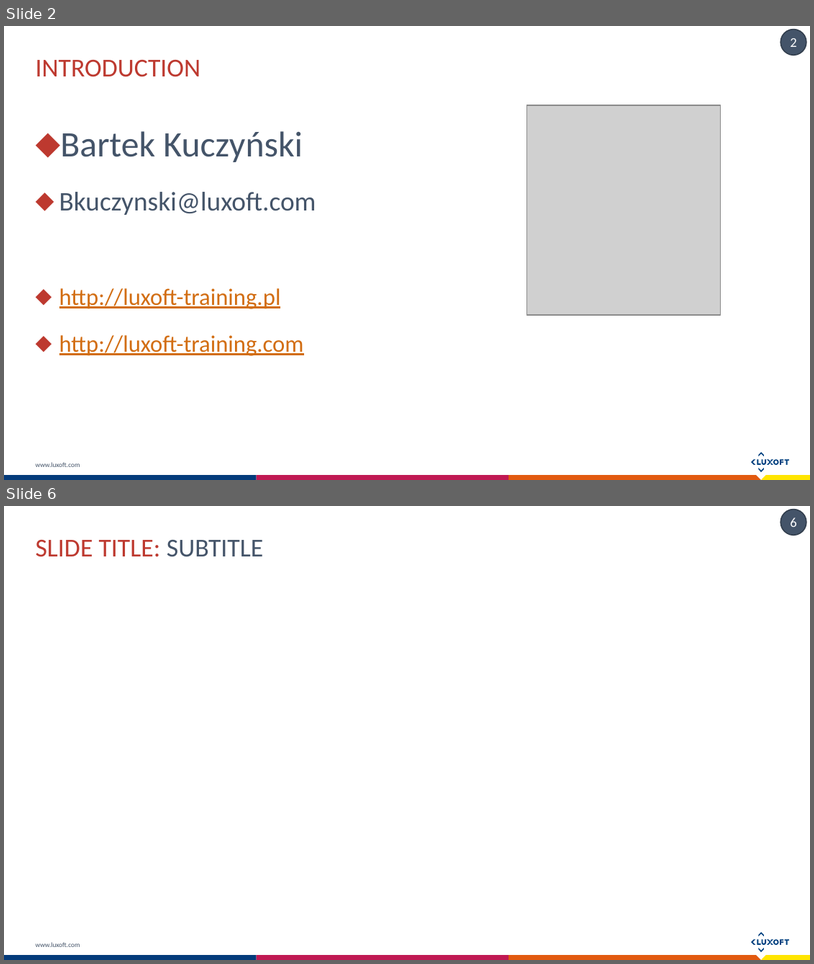
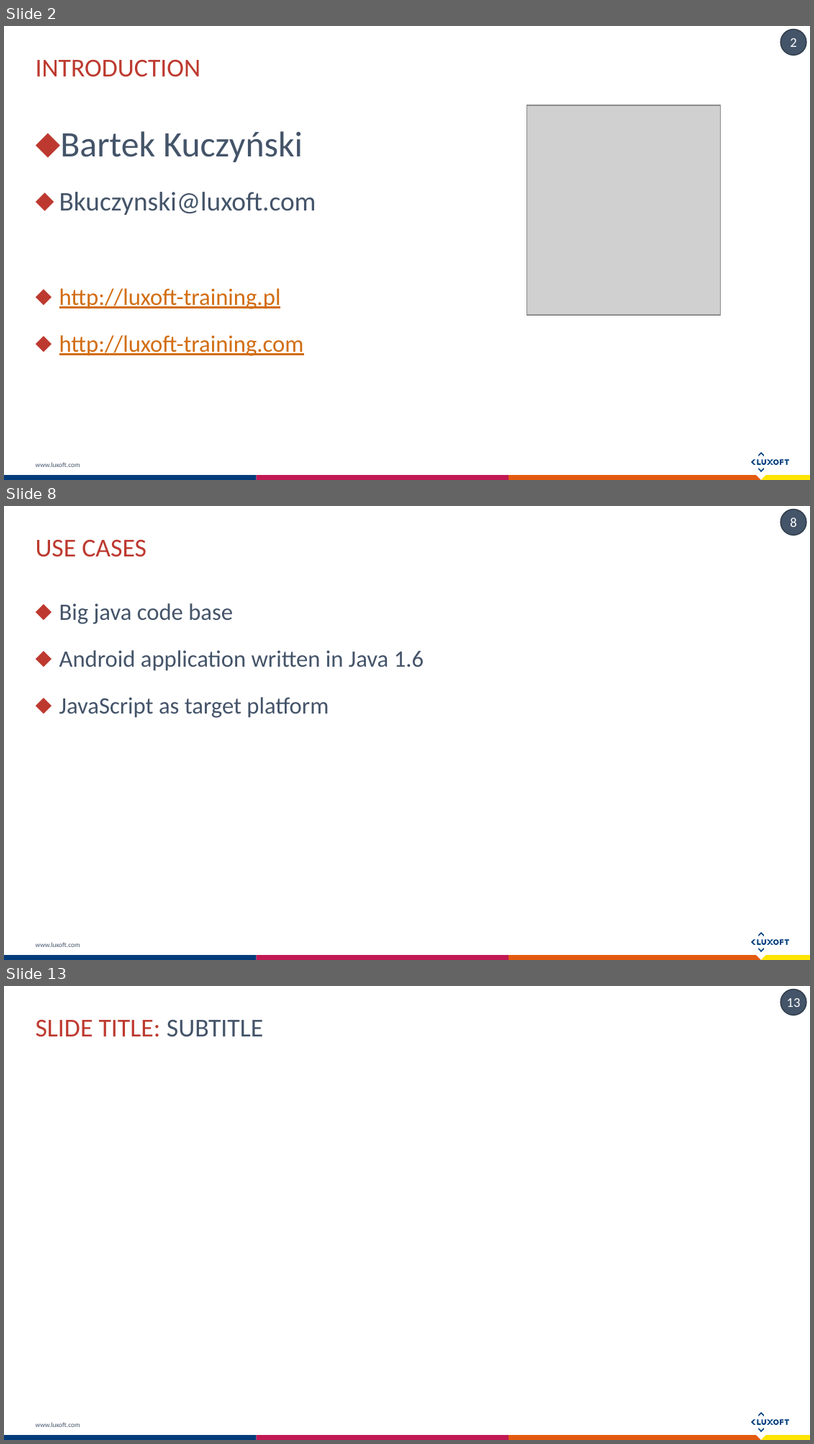
Before and after one commit to Koziolek/kotlin-workshops-230616, a slide deck: Introduction To Kotlin.pptx. Shown one above the other, each under a label of ours: slides 2 and 6 before the commit, slides 2, 8 and 13 after it; the slides between them are not shown. The pictures are 814x964 and 814x1444 pixels, drawn with LibreOffice and Linux fonts; fonts in the diff are those of the drawing; grey boxes stand for pictures. Boxes give left, top, right and bottom in pixels: in the first picture for what was removed or moved away, otherwise in the second. Text is boxed around its words. In the diff, an @@ line names an element or a change of style, - is before the commit and + after.

```diff
--- a/Introduction To Kotlin.pptx
+++ b/Introduction To Kotlin.pptx
@@ slide 8 added at box(4, 506, 810, 960), background #FFFFFF; not listed: 18 template elements that a slide beside it also shows @@
@@ title added at box(36, 540, 147, 557), 23 pt, text #BD392F @@
+USE CASES
@@ text added at box(59, 603, 424, 718), 21 pt, text #445469 @@
+⬥ Big java code base
+⬥ Android application written in Java 1.6
+⬥ JavaScript as target platform
@@ what was slide 6 is now slide 13 @@
@@ page number at box(787, 998, 801, 1007): text changed @@
-6
+13
```
Also in this commit, not shown: 2 slides changed, 9 other slides added, 1 slide removed, 11 other files.
